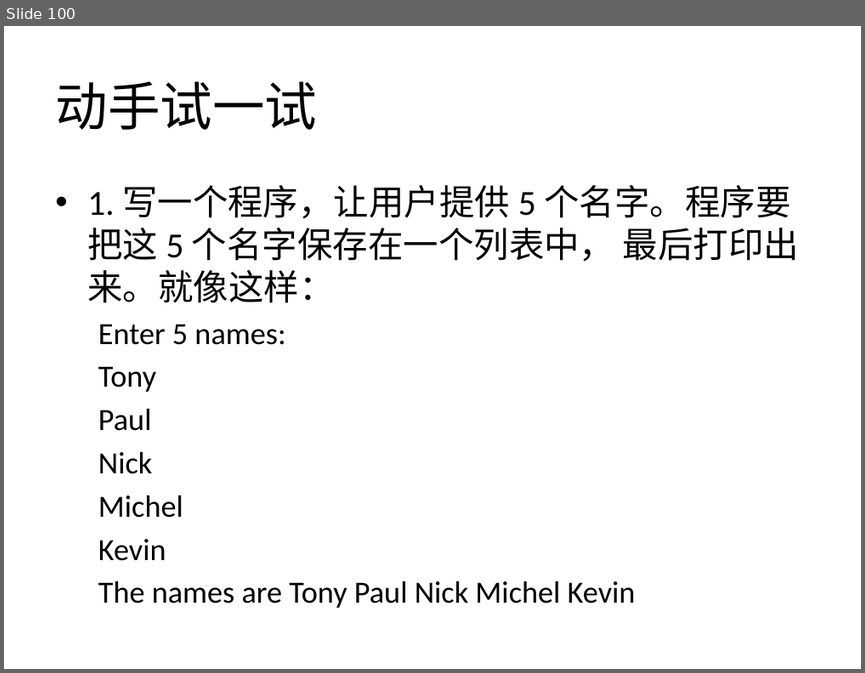
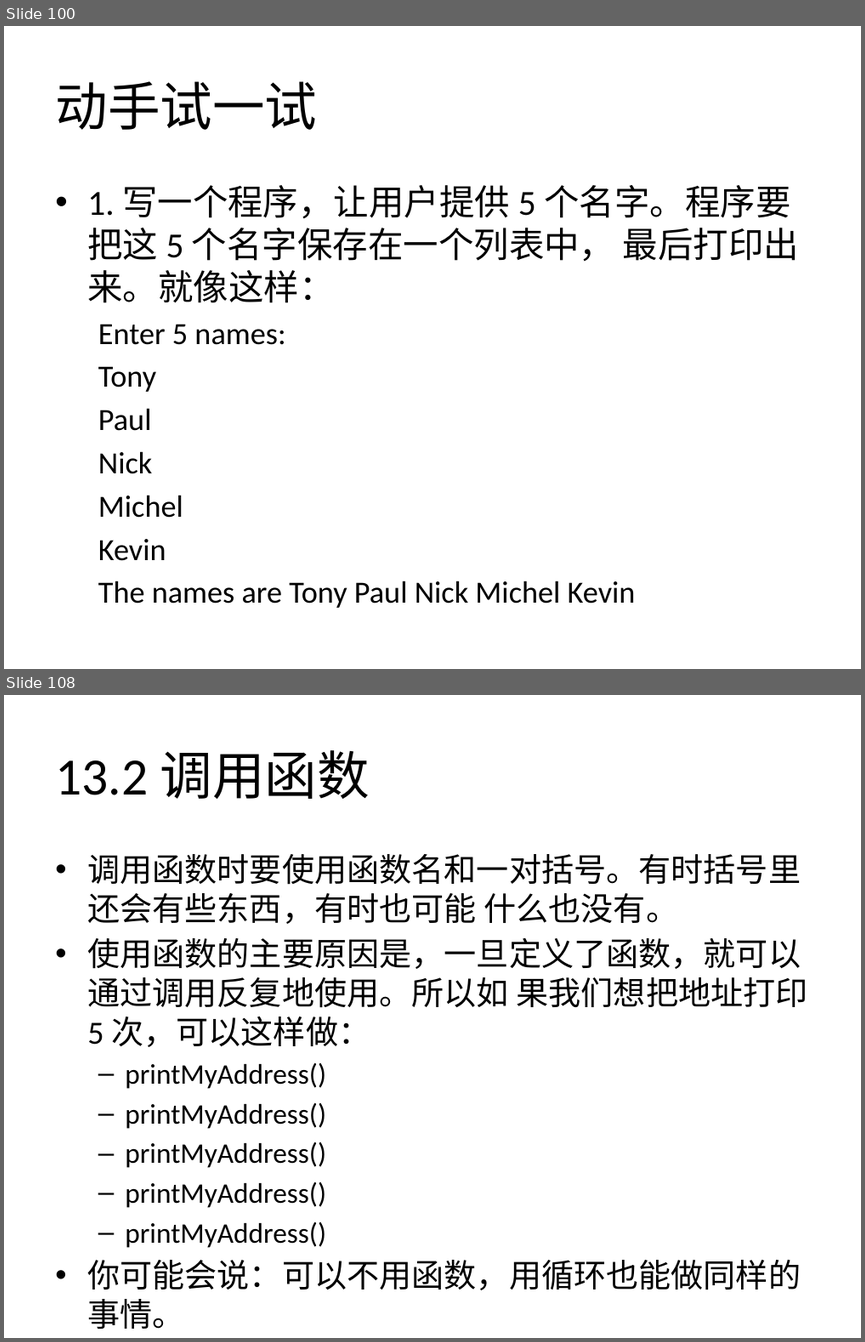
Before and after one commit to zhinan18/Python3, a slide deck: readme/Python3.pptx. Shown one above the other, each under a label of ours: slide 100 before the commit, slides 100 and 108 after it; the slides between them are not shown. The pictures are 865x673 and 865x1342 pixels, drawn with LibreOffice and Linux fonts; fonts in the diff are those of the drawing. Boxes give left, top, right and bottom in pixels: in the first picture for what was removed or moved away, otherwise in the second. Text is boxed around its words. In the diff, an @@ line names an element or a change of style, - is before the commit and + after.

```diff
--- a/readme/Python3.pptx
+++ b/readme/Python3.pptx
@@ slide 108 added at [4, 695, 861, 1338], background #FFFFFF @@
@@ title added at [55, 750, 370, 799], 44 pt, text #000000 @@
+13.2 调用函数
@@ text added at [87, 854, 808, 1329], 27.2 pt, text #000000 @@
+• 调用函数时要使用函数名和一对括号。有时括号里还会有些东西，有时也可能 什么也没有。
+• 使用函数的主要原因是，一旦定义了函数，就可以通过调用反复地使用。所以如 果我们想把地址打印 5 次，可以这样做：
+  – printMyAddress()
+  – printMyAddress()
+  – printMyAddress()
+  – printMyAddress()
+  – printMyAddress()
+• 你可能会说：可以不用函数，用循环也能做同样的事情。
```
Also in this commit, not shown: 15 other slides added, 11 other files.
